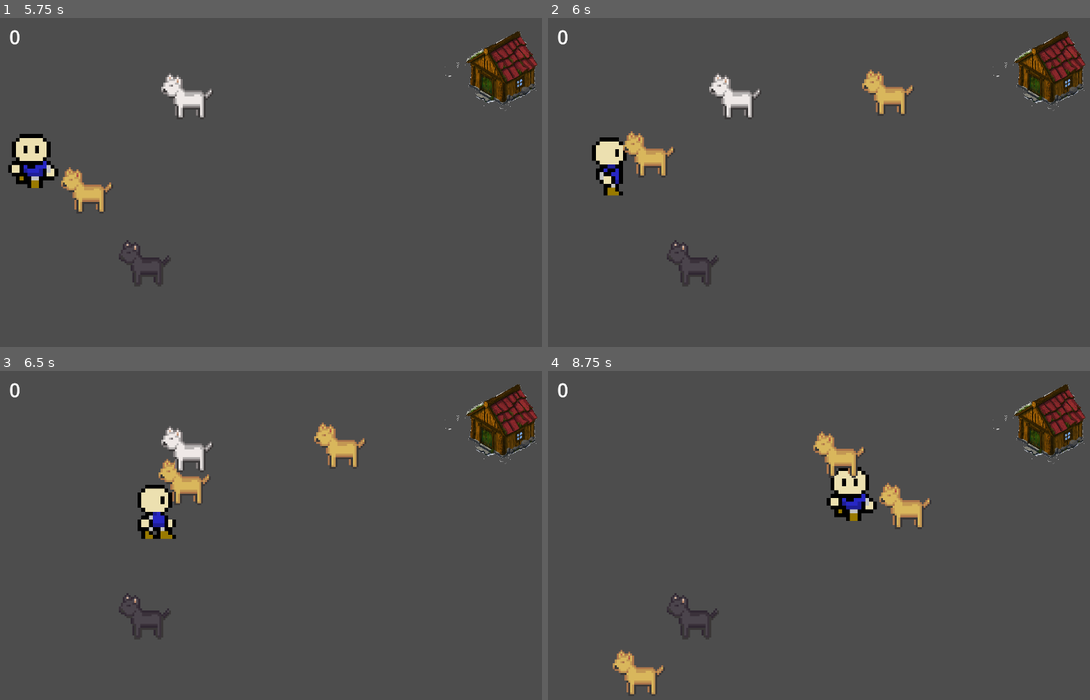
Above: before the commit, frames 1-4 (two rows, left to right).
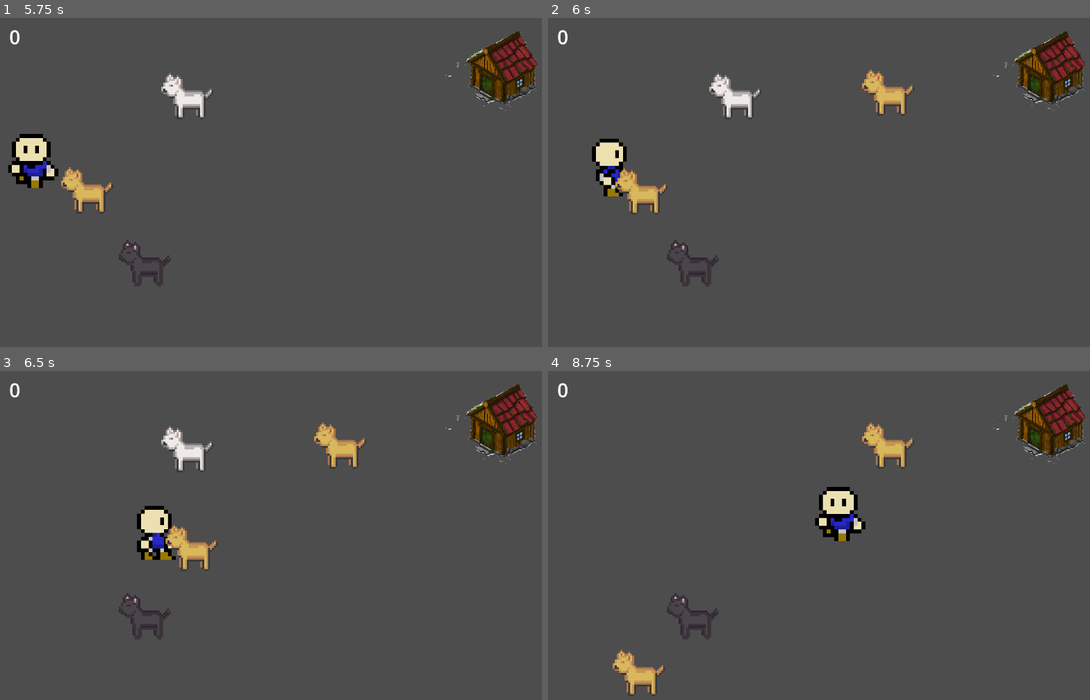
Above: after the commit, the same moments.

Repository: sygi/dog_game
Game: Godot game, scene res://root.tscn
Two runs of this game, one before a commit and one after it. Both use one fixed random seed, a clock stepped at 60 frames per second and the inputs below.
Inputs:
- Up to frame 1 (5.75 s): tap Enter at 0.5 s; hold Right (right) 0.53-1.28 s; tap Space (select) every 0.75 s from 0.6 to 5.1 s; hold Down (down) 1.28-2.03 s; hold Right (right) 2.03-2.78 s; hold Up (up) 2.78-3.53 s; hold Left (left) 3.53-5.03 s; hold Down (down) from 5.03 s (still down)
- Up to frame 2 (6 s): release Down (down) at 5.78 s; hold Right (right) from 5.78 s (still down); tap Space (select) at 5.85 s
- Up to frame 3 (6.5 s): keep holding Right (right)
- Up to frame 4 (8.75 s): release Right (right) at 6.53 s; hold Up (up) 6.53-7.28 s; tap Space (select) at 6.6, 7.35, 8.1 s; hold Right (right) 7.28-8.03 s; hold Down (down) from 8.03 s (still down)

Frame 1 is identical in both runs. In frame 2, 1.3% of the frame differs, in the area x 8-24%, y 34-60%; in frame 3, 2.3%; in frame 4, 3.2%, in the area x 48-71%, y 15-52%.

Commit message:
display all the dogs separately

Diff:
--- a/player.gd
+++ b/player.gd
@@ -12,42 +12,48 @@
 var last_direction: String = ""
 var screen_size: Vector2
 var active_dog = null # TODO: remove this
-var leashed_dog = null
+var leashed_dogs = []
 
 var n_dogs: int = 0
 var dog_score: int = 0
 # We store current and the next pull direction
-var pull_directions_schedule: Array[Vector2] = [Vector2.UP.rotated(randf_range(0, TAU))]
+var pull_directions_schedule = []  # [dog, directions]
 var current_pull_direction: Vector2
 var pull_timer: float = 0
 var dog_scene = preload("res://dog.tscn")
 
 func set_dogs(value: int):
+	# This only does extra operations for dropping the number of dogs, we should fix it.
 	n_dogs = value
-	if n_dogs == 0 and leashed_dog != null:
-		leashed_dog.queue_free()
+	while leashed_dogs.size() > n_dogs:
+		leashed_dogs[-1].queue_free()
+		leashed_dogs.pop_back()
+	while pull_directions_schedule.size() > n_dogs:
+		pull_directions_schedule.pop_back()
 
 func get_closest_dog() -> Array:
 	var closest_dog = null
 	var closest_distance = INF
+	var closest_direction = null
 	for dog in get_tree().get_nodes_in_group("dogs"):
 		var distance = position.distance_to(dog.position)
 		if distance < closest_distance:
 			closest_dog = dog
 			closest_distance = distance
+			closest_direction = position.direction_to(dog.position)
 
 	if active_dog != null and closest_dog != active_dog:
 		active_dog.deactivate()
 		active_dog = null
-	return [closest_dog, closest_distance]
+	return [closest_dog, closest_distance, closest_direction]
 
 func activate_dog():
 	# Do we have tuple unpacking here?
-	var dog_and_dist = get_closest_dog()
-	var dog = dog_and_dist[0]
+	var dog_and_dist_dir = get_closest_dog()
+	var dog = dog_and_dist_dir[0]
 	if dog == null:
 		return
-	var distance = dog_and_dist[1]
+	var distance = dog_and_dist_dir[1]
 	if distance > ACTIVATION_DISTANCE:
 		if active_dog != null:
 			active_dog.deactivate()
@@ -58,7 +64,7 @@
 		var breed = dog.breed
 		dog.activate()
 		#active_dog = dog
-		add_leashed_dog(breed)
+		add_leashed_dog(breed, dog_and_dist_dir[2])
 
 func potentially_release_dog():
 	if Input.is_action_just_pressed(&"select"):
@@ -83,36 +89,45 @@
 	if last_direction != "":
 		$AnimatedSprite2D.play(last_direction + "_idle")
 
+static func sum_array(array):
+	var sum = Vector2(0.0, 0.0)
+	for element in array:
+		sum += element
+	return sum
+
 func move_player(delta: float):
 	var direction = get_direction()
 	var velocity = direction * speed
 
 	pull_timer += delta
 	if (pull_timer > NEXT_PULL_TIME):
-		var pull_direction_change = randf_range(-NEXT_PULL_RANGE, NEXT_PULL_RANGE)
-		pull_directions_schedule.append(pull_directions_schedule[-1].rotated(pull_direction_change))
-	if pull_directions_schedule.size() > 2:
-		pull_directions_schedule.pop_front()
+		for dog in range(pull_directions_schedule.size()):
+			var pull_direction_change = randf_range(-NEXT_PULL_RANGE, NEXT_PULL_RANGE)
+			pull_directions_schedule[dog].append(pull_directions_schedule[dog][-1].rotated(pull_direction_change))
+			if pull_directions_schedule[dog].size() > 2:
+				pull_directions_schedule[dog].pop_front()
 	pull_timer = fmod(pull_timer, NEXT_PULL_TIME)
 	var proportion = pull_timer / NEXT_PULL_TIME
-	current_pull_direction = pull_directions_schedule[0].lerp(pull_directions_schedule[-1], proportion)
-	var pull_velocity = current_pull_direction * n_dogs * DOG_SPEED
+	var pull_directions = []
+	for dog in range(pull_directions_schedule.size()):
+		pull_directions.append(pull_directions_schedule[dog][0].lerp(pull_directions_schedule[dog][-1], proportion))
+	var pull_velocity = sum_array(pull_directions) * DOG_SPEED
 	velocity += pull_velocity
 
 	position += velocity * delta
 	position = position.clamp(Vector2.ZERO, screen_size)
-	if leashed_dog != null:
-		# TODO: make this smoother
-		leashed_dog.position = current_pull_direction * LEASH_LENGTH
+	for dog in range(leashed_dogs.size()):
+		leashed_dogs[dog].position = pull_directions[dog] * LEASH_LENGTH
 
-func add_leashed_dog(breed: String):
+func add_leashed_dog(breed: String, direction: Vector2):
 	set_dogs(n_dogs + 1)
-	if n_dogs == 1:
-		# first dog, visualizing it
-		leashed_dog = dog_scene.instantiate()
-		leashed_dog.breed = breed
-		leashed_dog.remove_from_group("dogs")
-		add_child(leashed_dog)
+	var leashed_dog = dog_scene.instantiate()
+	leashed_dog.breed = breed
+	leashed_dog.remove_from_group("dogs")
+	leashed_dog.position = direction * LEASH_LENGTH
+	add_child(leashed_dog)
+	leashed_dogs.append(leashed_dog)
+	pull_directions_schedule.append([direction, direction])
 
 func get_direction():
 	var direction = Vector2.ZERO
@@ -142,5 +157,3 @@
 		dog_score += new_score
 		$"../Score".text = str(dog_score)
 		set_dogs(0)
-		if leashed_dog != null:
-			leashed_dog.queue_free()
